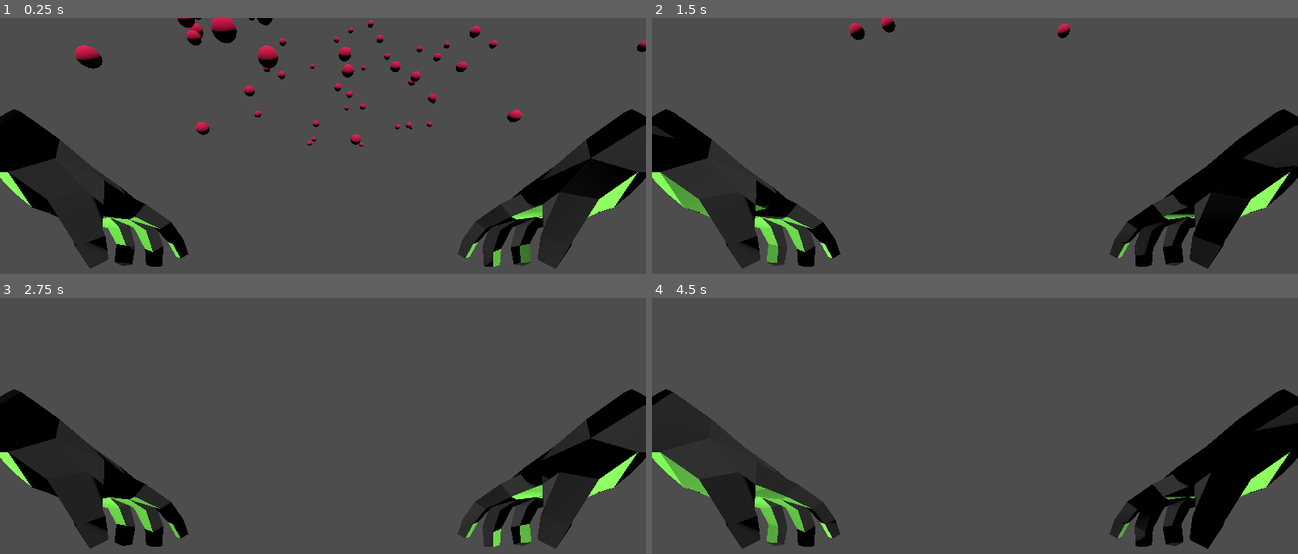
Above: before the commit, frames 1-4 (two rows, left to right).
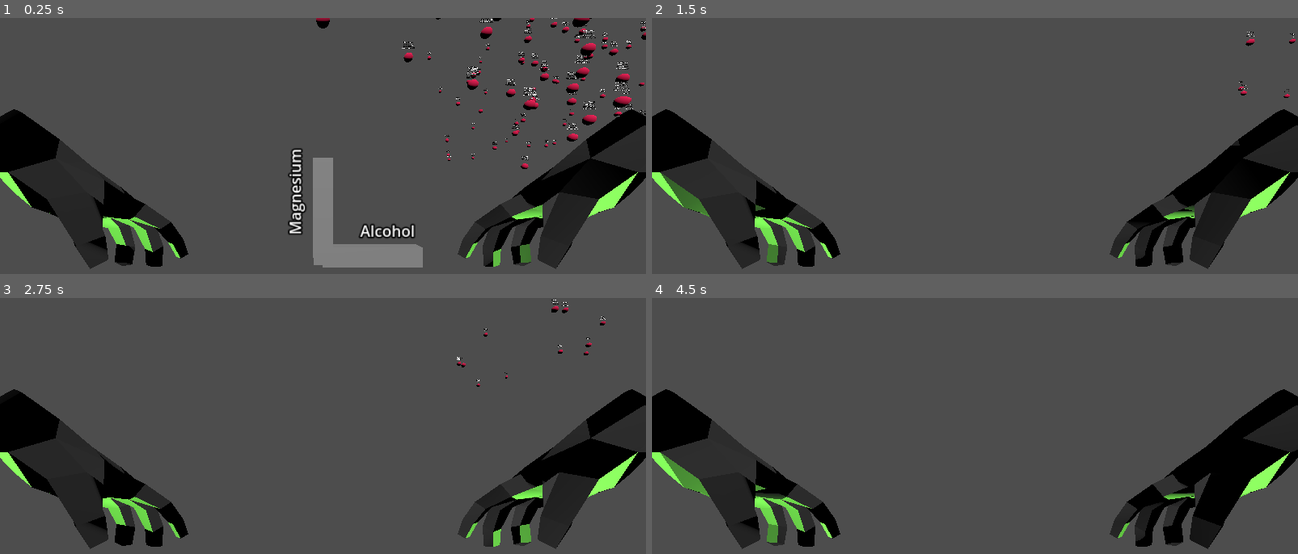
Above: after the commit, the same moments.

Repository: PietroCarrara/tabletop-simulator
Game: Godot game, scene res://root.tscn
The game is run twice, just before and just after one commit, with the same random seed, the same clock (stepped at 60 frames per second) and the same inputs.
Inputs (mouse positions are in pixels of both pictures, inside the frame that each line leads up to):
- Up to frame 1 (0.25 s): no input
- Up to frame 2 (1.5 s): tap Enter at 0.5 s; move the mouse to (1007, 197) at 0.52 s; hold Shift 0.53-1.28 s; hold W from 0.53 s (still down); tap Space at 0.77, 0.8, 1.07, 1.35 s; move the mouse to (942, 199) at 1.27 s
- Up to frame 3 (2.75 s): keep holding W; tap Space at 1.52, 1.82, 2, 2.3 s; tap Shift at 1.55 s; move the mouse to (335, 472) at 2.02 s; hold Shift from 2.03 s (still down)
- Up to frame 4 (4.5 s): keep holding W; move the mouse to (968, 484) at 2.77 s; release Shift at 2.78 s; tap Shift at 2.85, 4.35 s; tap Space at 3.02, 3.32 s; move the mouse to (1020, 484) at 3.52 s; hold Space 3.53-4.28 s; move the mouse to (923, 474) at 4.27 s

The runs differ from the first frame. In frame 1, 7.9% of the frame differs, in the area x 11-100%, y 0-98%; in frame 2, 1.7%; in frame 3, 0.2%; in frame 4, 3.5%.

Commit message:
Add axes indicator

Diff:
--- /dev/null
+++ b/axis_indicator.tscn
@@ -0,0 +1,51 @@
+[gd_scene load_steps=4 format=3 uid="uid://begbj5bulfgp7"]
+
+[sub_resource type="BoxMesh" id="BoxMesh_c2l0c"]
+size = Vector3(0.1, 0.5, 0.1)
+
+[sub_resource type="BoxMesh" id="BoxMesh_35hxj"]
+size = Vector3(0.5, 0.1, 0.1)
+
+[sub_resource type="BoxMesh" id="BoxMesh_ccyay"]
+size = Vector3(0.1, 0.1, 0.5)
+
+[node name="axis_indicator" type="Node3D"]
+
+[node name="x_label" type="Label3D" parent="."]
+transform = Transform3D(1, 0, 0, 0, 1, 0, 0, 0, 1, 0.194316, 0.0718163, 0)
+text = "X Axis"
+font_size = 16
+outline_size = 6
+horizontal_alignment = 0
+vertical_alignment = 2
+
+[node name="x_axis" type="MeshInstance3D" parent="."]
+transform = Transform3D(1, 0, 0, 0, 1, 0, 0, 0, 1, 0, 0.25, 0)
+mesh = SubResource("BoxMesh_c2l0c")
+skeleton = NodePath("../..")
+
+[node name="y_label" type="Label3D" parent="."]
+transform = Transform3D(-4.37114e-08, -1, 0, 1, -4.37114e-08, 0, 0, 0, 1, -0.0895188, 0.107715, 0)
+text = "Y Axis"
+font_size = 16
+outline_size = 6
+horizontal_alignment = 0
+vertical_alignment = 2
+
+[node name="y_axis" type="MeshInstance3D" parent="."]
+transform = Transform3D(1, 0, 0, 0, 1, 0, 0, 0, 1, 0.25, 0, 0)
+mesh = SubResource("BoxMesh_35hxj")
+skeleton = NodePath("../..")
+
+[node name="z_label" type="Label3D" parent="."]
+transform = Transform3D(-4.37114e-08, 0, 1, 0, 1, 0, -1, 0, -4.37114e-08, -0.022333, 0.0718163, -0.161494)
+text = "Z Axis"
+font_size = 16
+outline_size = 6
+horizontal_alignment = 0
+vertical_alignment = 2
+
+[node name="z_axis" type="MeshInstance3D" parent="."]
+transform = Transform3D(1, 0, 0, 0, 1, 0, 0, 0, 1, 0, 0, -0.25)
+mesh = SubResource("BoxMesh_ccyay")
+skeleton = NodePath("../..")
--- a/root.tscn
+++ b/root.tscn
@@ -1,10 +1,11 @@
-[gd_scene load_steps=9 format=3 uid="uid://dpd6s8seysh5d"]
+[gd_scene load_steps=10 format=3 uid="uid://dpd6s8seysh5d"]
 
 [ext_resource type="PackedScene" uid="uid://c8xwumx186b27" path="res://Assets/Hand_Left.scn" id="1_0ikst"]
 [ext_resource type="Script" path="res://root.gd" id="1_vqcta"]
 [ext_resource type="PackedScene" uid="uid://1lq3jdmeyvgb" path="res://Assets/Hand_Right.scn" id="2_0jefg"]
 [ext_resource type="Script" path="res://scripts/debug_move_player.gd" id="2_xvtds"]
 [ext_resource type="Script" path="res://scripts/dataset_loader.gd" id="6_b2v35"]
+[ext_resource type="PackedScene" uid="uid://begbj5bulfgp7" path="res://axis_indicator.tscn" id="6_pp2ab"]
 
 [sub_resource type="StandardMaterial3D" id="StandardMaterial3D_rw2ju"]
 albedo_color = Color(0.883414, 0.0581962, 0.305762, 1)
@@ -23,10 +24,11 @@
 transform = Transform3D(1, 0, 0, 0, 0.720527, 0.693427, 0, -0.693427, 0.720527, 0, 4.72477, 2.60841)
 
 [node name="XROrigin3D" type="XROrigin3D" parent="."]
+transform = Transform3D(1, 0, 0, 0, 1, 0, 0, 0, 1, 0, 0.293149, 1.23607)
 script = ExtResource("2_xvtds")
 enabled = true
-speed = 14.0
-camera_sensibility = 0.00872665
+speed = 2.0
+camera_sensibility = 0.00523599
 
 [node name="XRCamera3D" type="XRCamera3D" parent="XROrigin3D"]
 
@@ -47,8 +49,11 @@
 axis1 = 1
 axis2 = 5
 axis3 = 10
-axes_length = 20.0
-sphere_scale = 0.3
+axes_length = 10.0
+label_offset = 0.1
+sphere_scale = 0.1
 
 [node name="wine_spheres" type="MultiMeshInstance3D" parent="dataset_loader"]
 multimesh = SubResource("MultiMesh_7hvi0")
+
+[node name="axis_indicator" parent="dataset_loader" instance=ExtResource("6_pp2ab")]
--- a/scripts/dataset_loader.gd
+++ b/scripts/dataset_loader.gd
@@ -7,11 +7,20 @@
 @export var axis2: WineProperty
 @export var axis3: WineProperty
 @export var axes_length: float
+@export var label_offset: float = 0.2
 @export_range(0.01, 2, 0.01) var sphere_scale: float
 
 @onready var sphere_scale_basis = Basis.from_scale(Vector3(sphere_scale, sphere_scale, sphere_scale))
 
+@onready var x_axis_label = $axis_indicator/x_label
+@onready var y_axis_label = $axis_indicator/y_label
+@onready var z_axis_label = $axis_indicator/z_label
+
 func _ready() -> void:
+    x_axis_label.text = prop_to_string(axis1)
+    y_axis_label.text = prop_to_string(axis2)
+    z_axis_label.text = prop_to_string(axis3)
+
     wine_spheres.instance_count = self.dataset.size()
 
     var min_max_values: Dictionary = {}
@@ -42,10 +51,27 @@
         var y = (self.dataset[i][axis_y] - min_max_values[axis_y].x) / (min_max_values[axis_y].y - min_max_values[axis_y].x) * axes_length
         var z = (self.dataset[i][axis_z] - min_max_values[axis_z].x) / (min_max_values[axis_z].y - min_max_values[axis_z].x) * axes_length
 
+        var transform = Transform3D(sphere_scale_basis, Vector3(x, y, -z))
         wine_spheres.set_instance_transform(
             i,
-            Transform3D(sphere_scale_basis, Vector3(x - axes_length/2, y, -z))
+            transform
         )
+
+        var label = Label3D.new()
+        label.text = "Vinho Classe %s\n%s: %s\n%s: %s\n%s: %s" % [
+            self.dataset[i]["Class"],
+            axis_x,
+            self.dataset[i][axis_x],
+            axis_y,
+            self.dataset[i][axis_y],
+            axis_z,
+            self.dataset[i][axis_z],
+        ]
+        label.vertical_alignment = VERTICAL_ALIGNMENT_BOTTOM
+        label.billboard = BaseMaterial3D.BILLBOARD_FIXED_Y
+        label.transform = transform
+        label.transform.origin.y += label_offset
+        add_child(label)
 
 func load_dataset() -> Array[Dictionary]:
     var file = FileAccess.open("res://Assets/wine.csv", FileAccess.READ)
--- a/scripts/debug_move_player.gd
+++ b/scripts/debug_move_player.gd
@@ -28,6 +28,10 @@
         movement.x = -1
     if Input.is_key_pressed(KEY_D):
         movement.x = 1
+    if Input.is_key_pressed(KEY_SPACE):
+        movement.y = 1
+    if Input.is_key_pressed(KEY_SHIFT):
+        movement.y = -1
 
     if movement != Vector3.ZERO:
         movement = movement.normalized().rotated(Vector3.UP, self.rotation.y)
